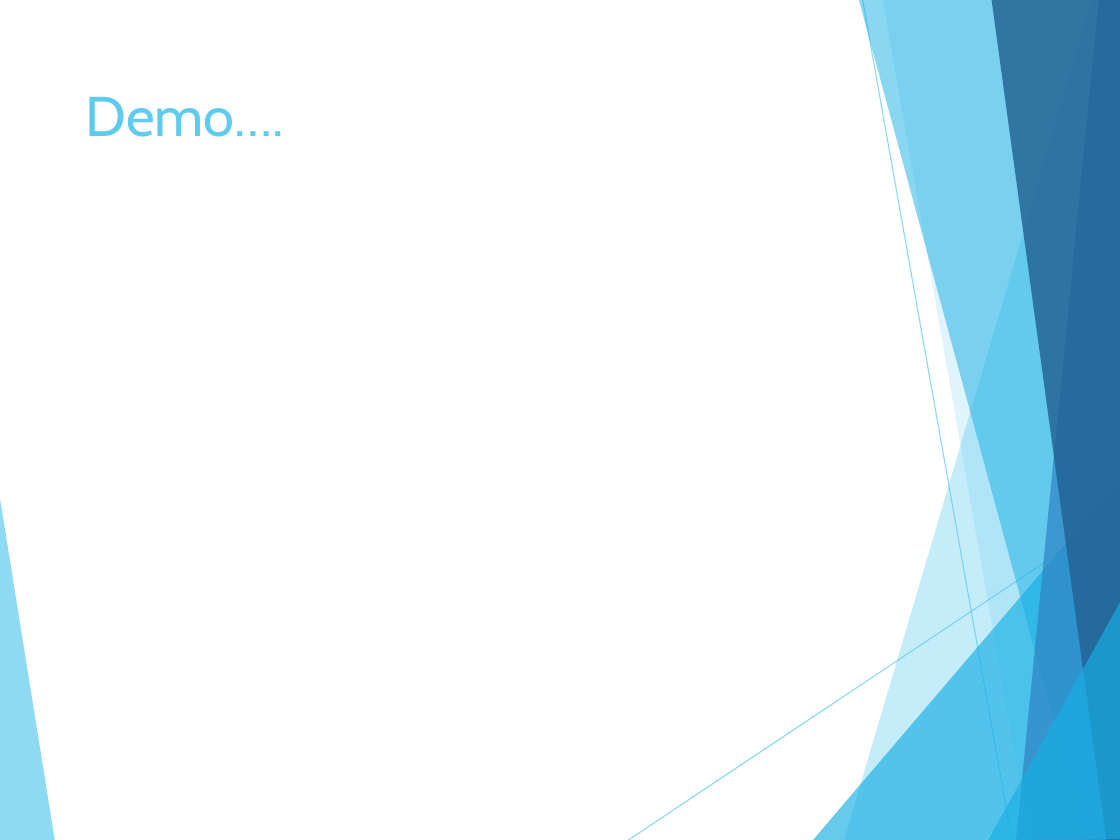
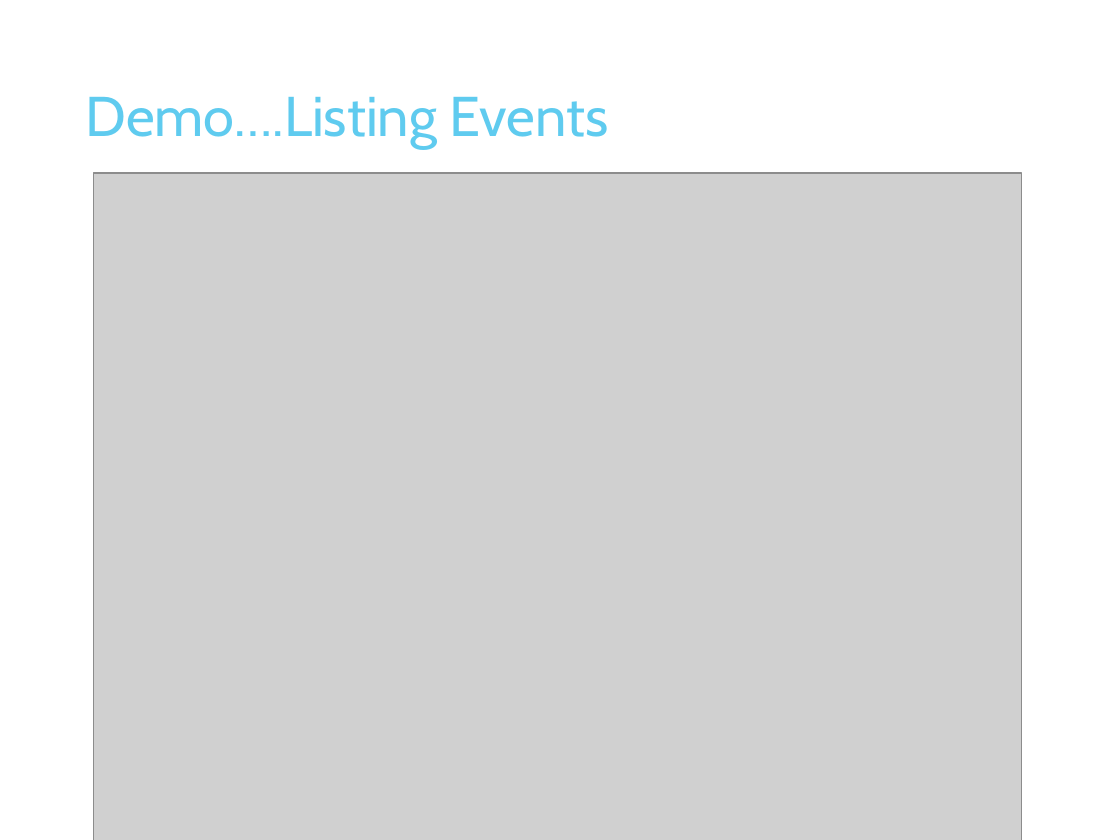
Before and after one commit to andburn-archive/maps-ent, a slide deck: slide 4 of documentation/Mapsago.pptx. Drawn at 1120x840 pixels with LibreOffice and Linux fonts; fonts in the diff are those of the drawing; grey boxes stand for pictures. Boxes give left, top, right and bottom in pixels: in the first picture for what was removed or moved away, otherwise in the second. Text is boxed around its words. In the diff, an @@ line names an element or a change of style, - is before the commit and + after.

```diff
--- a/documentation/Mapsago.pptx
+++ b/documentation/Mapsago.pptx
@@ title at (86, 97, 609, 148): text changed @@
-Demo….
+Demo….Listing Events
@@ picture added at (94, 172, 1021, 840) @@
@@ group removed at (0, 0, 1120, 840): 8 freeform shapes, 2 lines @@
```
Also in this commit, not shown: 3 other slides changed, 4 slides added, 11 other files.
